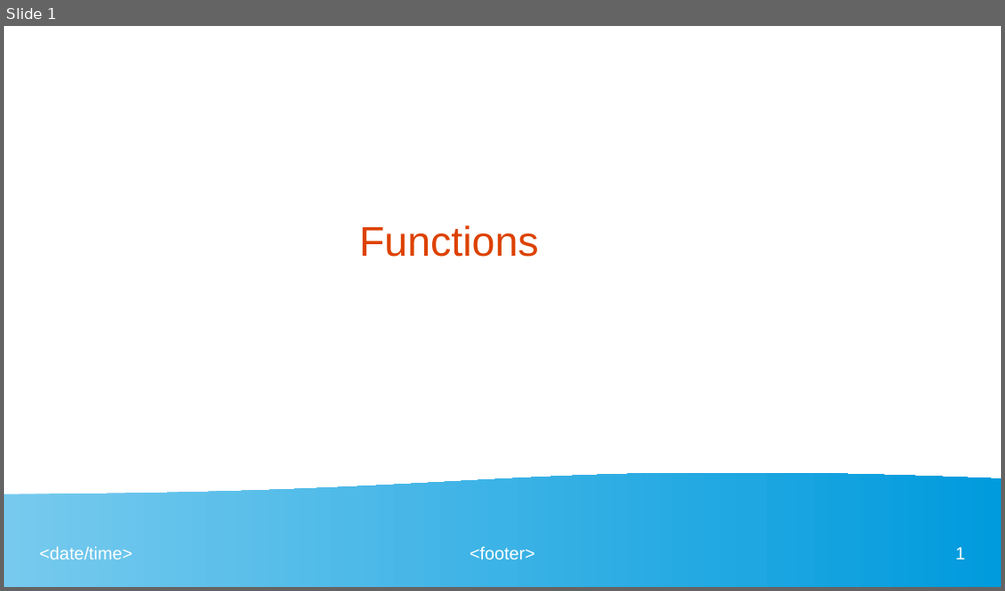
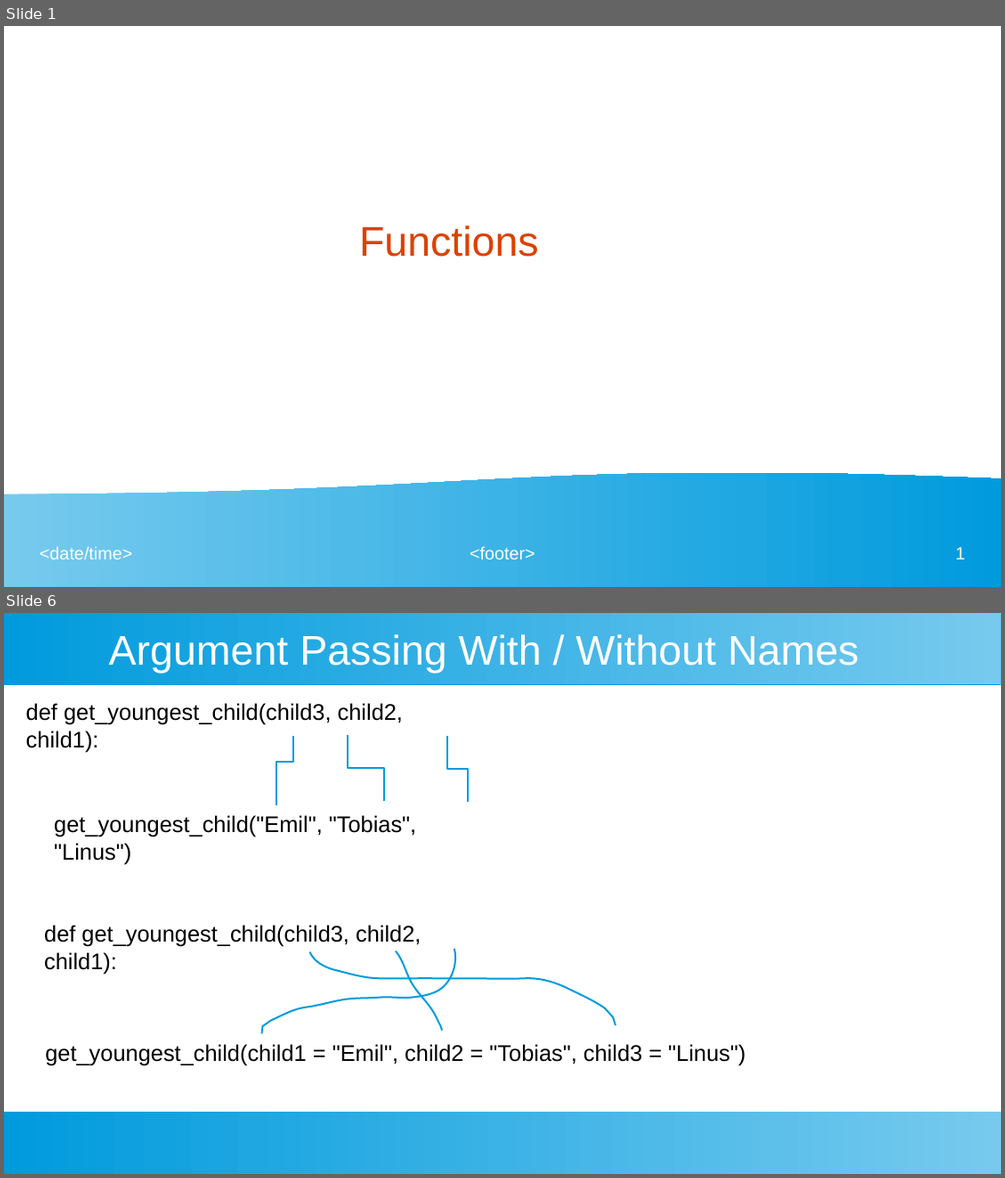
Before and after one commit to ashishjain1547/public_lessons_in_python, a slide deck: Ch 18 - Functions/Functions.odp. Shown one above the other, each under a label of ours: slide 1 before the commit, slides 1 and 6 after it; the slides between them are not shown. The pictures are 1005x591 and 1005x1178 pixels, drawn with LibreOffice and Linux fonts; fonts in the diff are those of the drawing. Boxes give left, top, right and bottom in pixels: in the first picture for what was removed or moved away, otherwise in the second. Text is boxed around its words. In the diff, an @@ line names an element or a change of style, - is before the commit and + after.

```diff
--- a/Ch 18 - Functions/Functions.odp
+++ b/Ch 18 - Functions/Functions.odp
@@ slide 6 added at (4, 613, 1001, 1174), background #FFFFFF @@
@@ rectangle added at (4, 613, 1001, 684), fill gradient #77CAEE to #75C9EE to #73C9ED to #71C8ED to #6FC7ED to #6EC6ED @@
@@ title added at (109, 634, 858, 674), 33 pt, text #FFFFFF @@
+Argument Passing With / Without Names
@@ text added at (26, 703, 403, 752), 18 pt, text #000000 @@
+def get_youngest_child(child3, child2, child1):
@@ elbow line added from (293, 736) to (276, 805), #009BDD 1.42 pt @@
@@ elbow line added from (348, 735) to (384, 800), #009BDD 1.42 pt @@
@@ elbow line added from (448, 736) to (468, 801), #009BDD 1.42 pt @@
@@ text added at (54, 815, 416, 864), 18 pt, text #000000 @@
+get_youngest_child("Emil", "Tobias", "Linus")
@@ text added at (44, 925, 421, 973), 18 pt, text #000000 @@
+def get_youngest_child(child3, child2, child1):
@@ freeform shape added at (262, 949, 455, 1034), outline #009BDD 1.42 pt @@
@@ freeform shape added at (310, 952, 615, 1025), outline #009BDD 1.42 pt @@
@@ freeform shape added at (396, 951, 442, 1031), outline #009BDD 1.42 pt @@
@@ text added at (45, 1044, 745, 1065), 18 pt, text #000000 @@
+get_youngest_child(child1 = "Emil", child2 = "Tobias", child3 = "Linus")
@@ rectangle added at (4, 1111, 1001, 1174), fill gradient #77CAEE to #75C9EE to #73C9ED to #71C8ED to #6FC7ED to #6EC6ED @@
```
Also in this commit, not shown: 3 slides changed, 1 other slide added, 23 other files.
